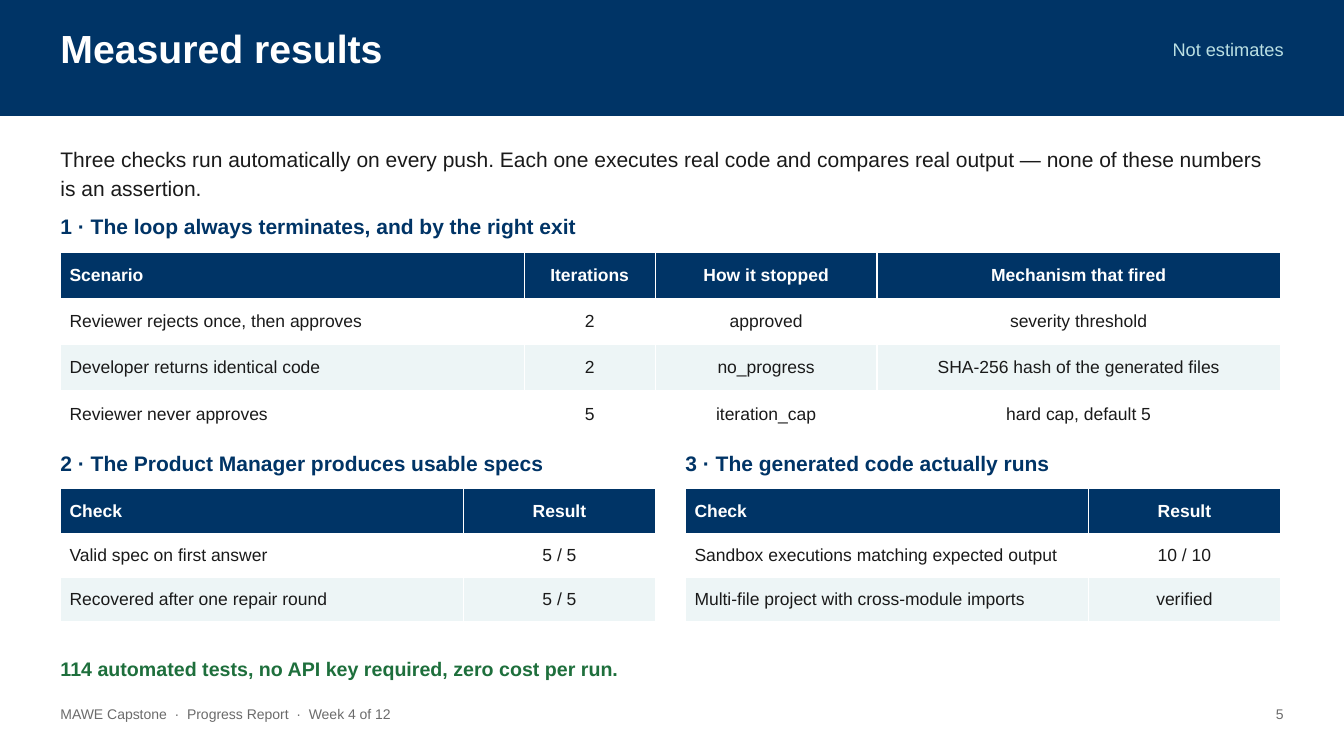
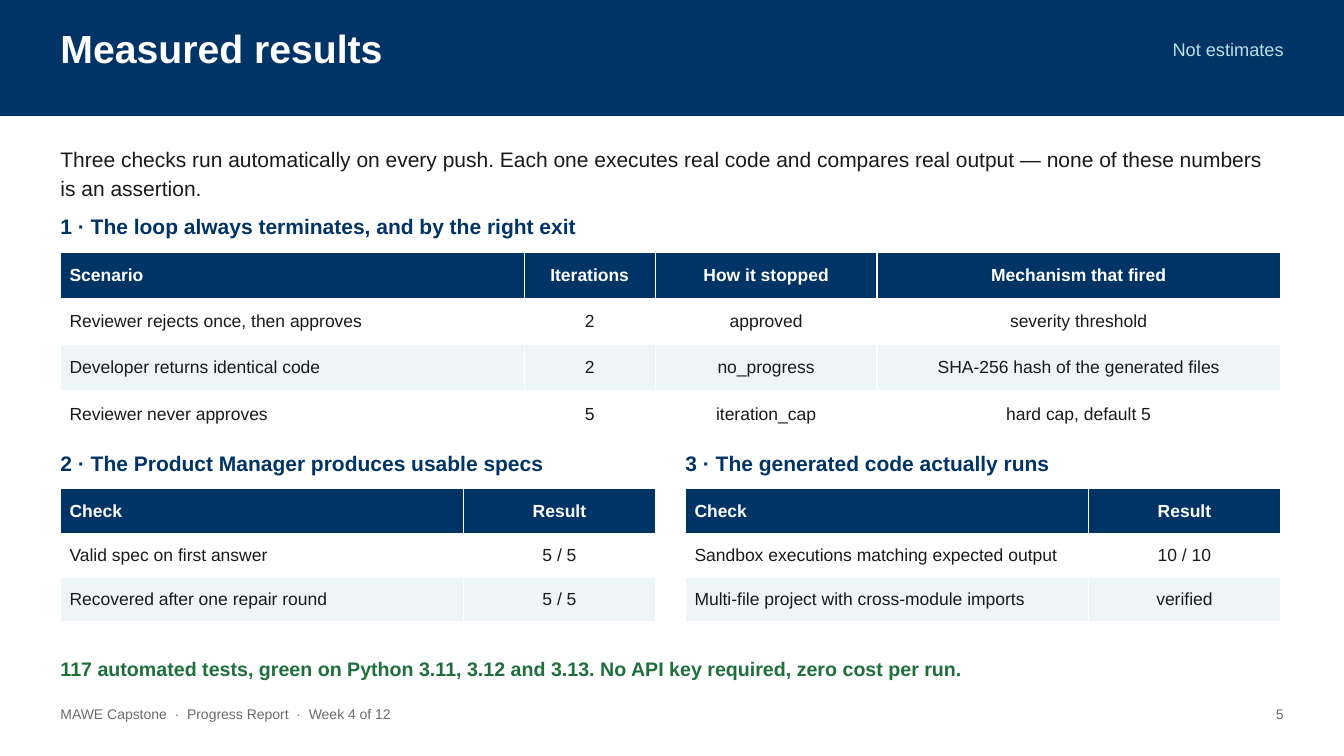
Before and after one commit to marcoaperozo/Capstone-MAWE, a slide deck: slide 5 of docs/reports/WEEK4-PROGRESS-REPORT.pptx. Drawn at 1344x756 pixels with LibreOffice and Linux fonts; fonts in the diff are those of the drawing. Boxes give left, top, right and bottom in pixels: in the first picture for what was removed or moved away, otherwise in the second. Text is boxed around its words. In the diff, an @@ line names an element or a change of style, - is before the commit and + after.

Commit message:
Update the reported test count to 117 across the deck and docs
The schema-collision fix added three regression tests. The progress deck,
README and demo guide still quoted 114.

```diff
--- a/docs/reports/WEEK4-PROGRESS-REPORT.pptx
+++ b/docs/reports/WEEK4-PROGRESS-REPORT.pptx
@@ text at bbox=[60, 661, 961, 680]: text changed @@
-114 automated tests, no API key required, zero cost per run.
+117 automated tests, green on Python 3.11, 3.12 and 3.13. No API key required, zero cost per run.
```
Also in this commit, not shown: 3 other slides changed, 3 other files.
